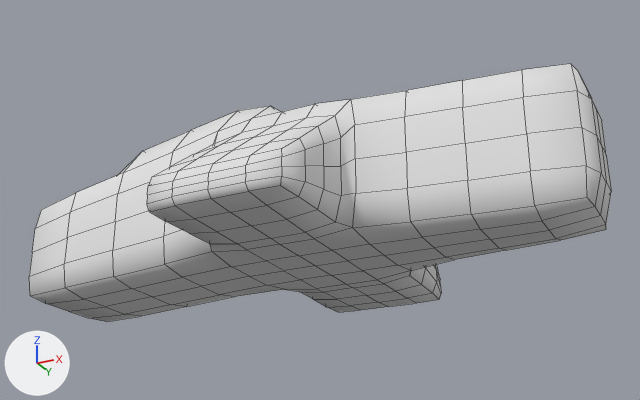
An edit to the Blender file Content/Meshes/buggy_body.blend, drawn before and after from the same camera.
The view is the same before and after, from a camera (50 mm lens) standing at (5.36, -10.57, -4.78) and looking at (0.02, 0.11, 0.02). Arrows for +X, +Y and +Z are at lower left; the lights stay in place. Mesh edges are drawn as thin lines.
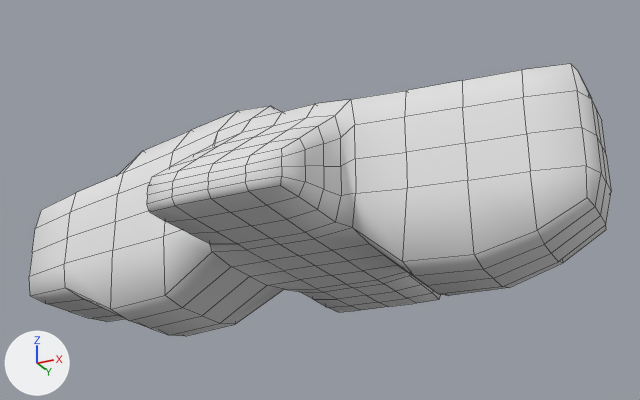
The change in detail:
me_cube has 354 vertices, 352 faces and spans x -4.57..4.01, y -2.73..2.72, z -1.15..1.44.
me_cube is used by ob_cube; location (0.0, 0.0, 0.0).
me_cube part 1: all 5 vertices in x 1.75, y -0.84..0.84, z -1.0..-0.92 are moved by (-0.13, 0.0, -0.5).
me_cube part 2: all 5 vertices in x 2.5, y -0.77..0.77, z -1.0..-0.92 are moved by (0.0, 0.0, -0.52).
me_cube part 3: all 5 vertices in x 3.26, y -0.69..0.69, z -1.0..-0.92 are moved by (0.0, 0.0, -0.31).
me_cube part 4: all 5 vertices in x -2.78, y -0.92..0.92, z -1.1..-1.03 are moved by (0.0, 0.0, -0.49).
me_cube part 5: all 5 vertices in x -1.89, y -0.92..0.92, z -1.05..-0.97 are moved by (0.04, 0.0, -0.45).

Pixel boxes (x1, y1, x2, y2) of what changed, in the pictures (640 x 400 px; the box of a moved part takes in the faces that stretch with it):
'Cube', reshaped
    before: (29, 64, 611, 322)
    after: (29, 64, 611, 336)
part 1 of me_cube, moved or reshaped
    before: (353, 188, 454, 271)
    after: (353, 188, 434, 291)
part 2 of me_cube, moved or reshaped
    before: (407, 180, 506, 260)
    after: (403, 180, 509, 296)
part 3 of me_cube, moved or reshaped
    before: (468, 166, 606, 250)
    after: (468, 166, 606, 287)
part 4 of me_cube, moved or reshaped
    before: (64, 250, 187, 316)
    after: (64, 250, 129, 321)
part 5 of me_cube, moved or reshaped
    before: (113, 230, 284, 306)
    after: (111, 230, 284, 336)
